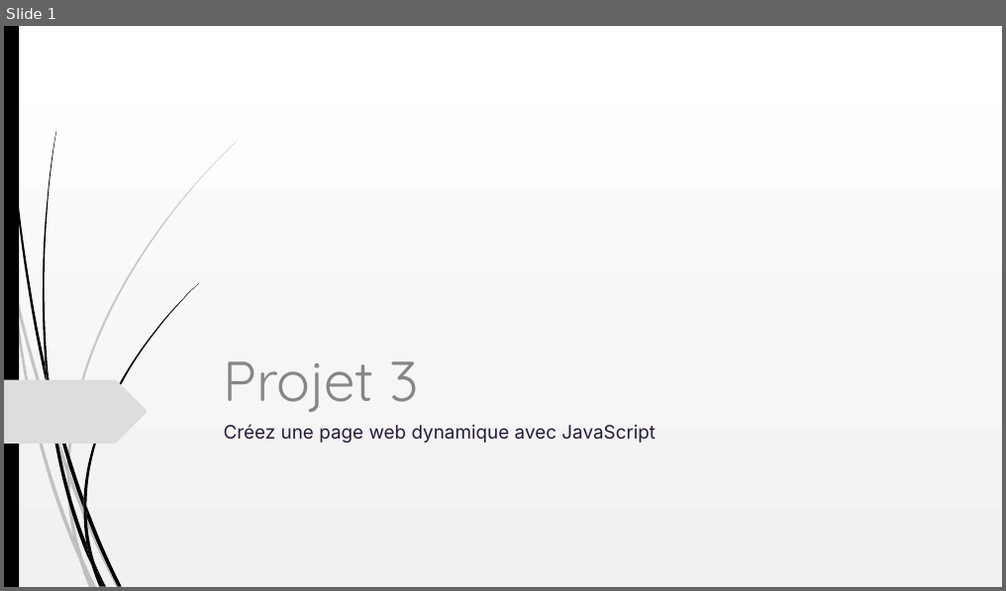
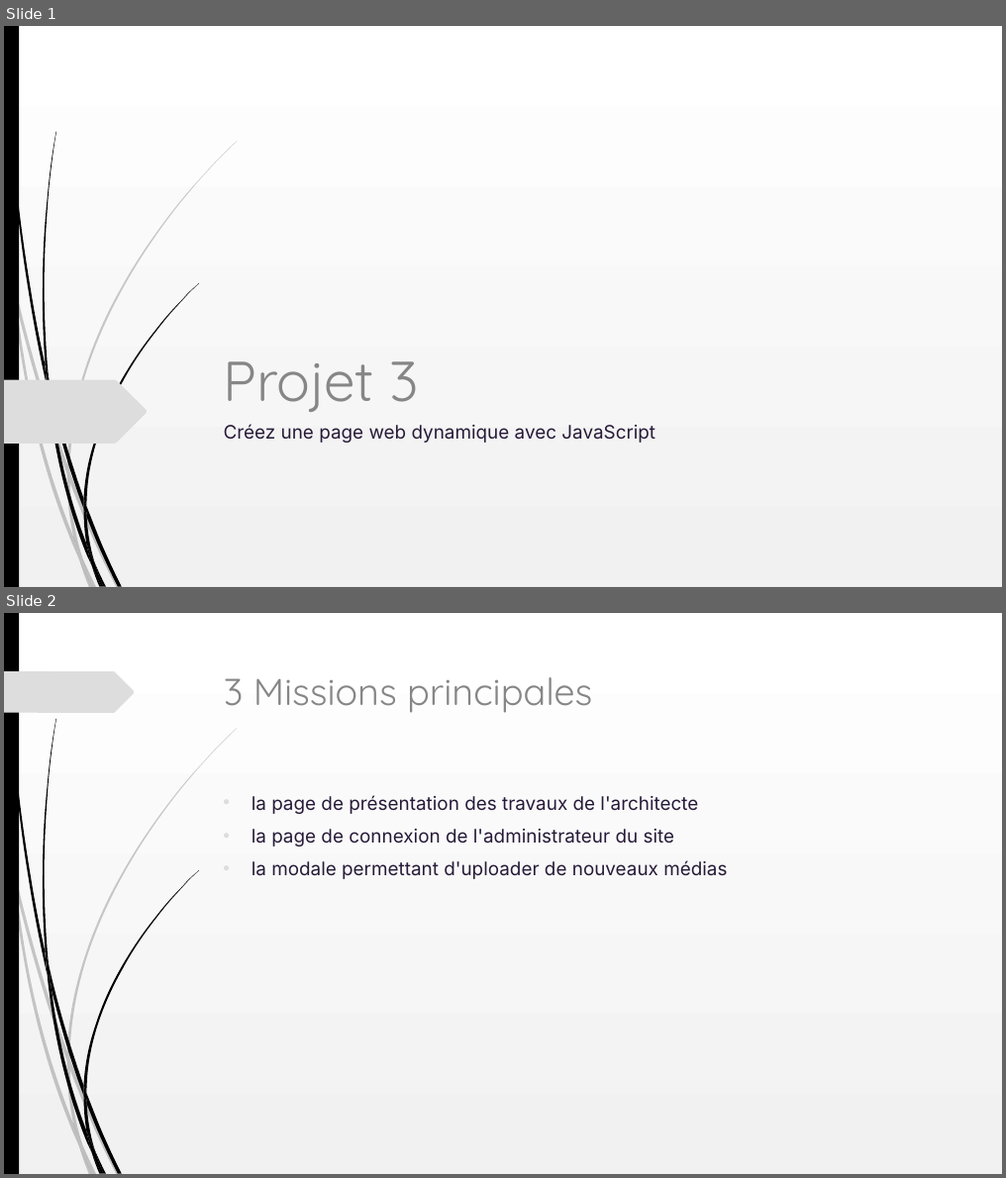
Before and after one commit to Oleome/Portfolio-architecte-sophie-bluel, a slide deck: Projet 3.ppt. Shown one above the other, each under a label of ours: slide 1 before the commit, slides 1 and 2 after it. The pictures are 1006x591 and 1006x1178 pixels, drawn with LibreOffice and Linux fonts; fonts in the diff are those of the drawing. Boxes give left, top, right and bottom in pixels: in the first picture for what was removed or moved away, otherwise in the second. Text is boxed around its words. In the diff, an @@ line names an element or a change of style, - is before the commit and + after.

```diff
--- a/Projet 3.ppt
+++ b/Projet 3.ppt
@@ slide 2 added at [4, 613, 1002, 1174], background gradient #FFFFFF to #F1F1F1; not listed: 23 template elements that a slide beside it also shows @@
@@ freeform shape added at [4, 671, 134, 713], fill #DDDDDD @@
@@ title added at [224, 677, 592, 713], 36 pt, text #868686 @@
+3 Missions principales
@@ text added at [252, 795, 727, 879], 18 pt, text #271A38 @@
+• la page de présentation des travaux de l'architecte
+• la page de connexion de l'administrateur du site
+• la modale permettant d'uploader de nouveaux médias
```
Also in this commit, not shown: 5 slides changed.
